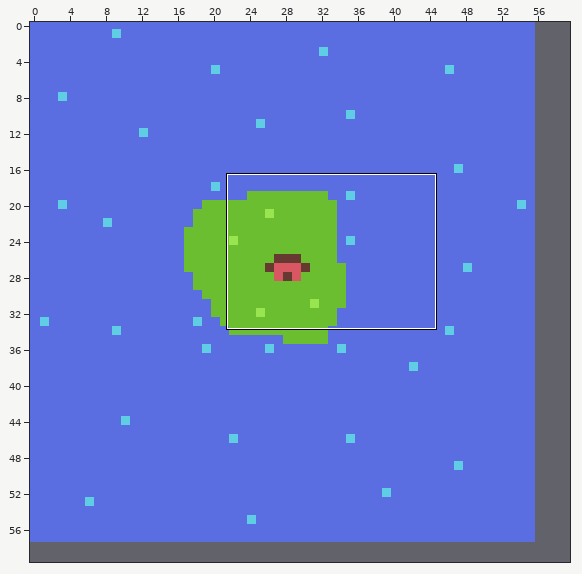
Level history. Tiled map: Assets/tilemaps/first_draft.tmx. The picture above shows the old version from afar; the outline marks the close-up.
Close-up. Earlier state:
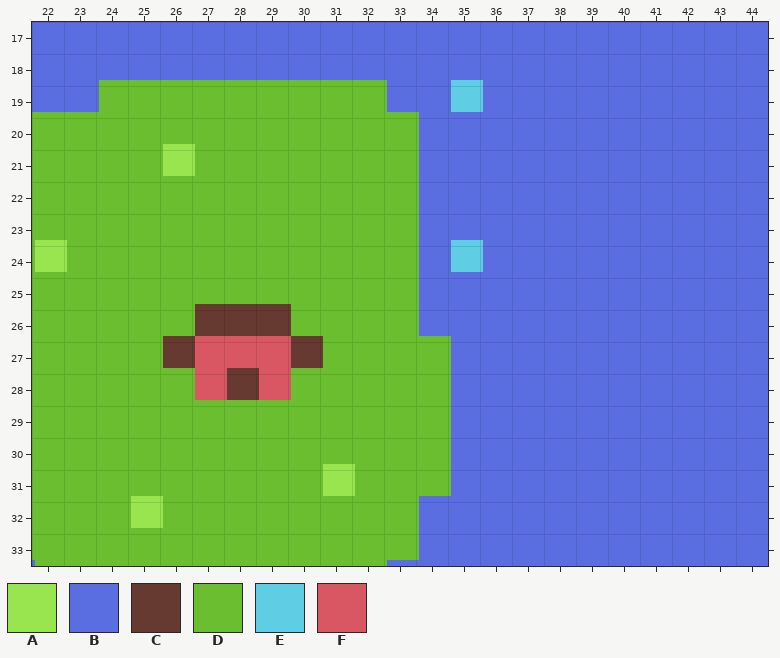
Cells are 16x16 px. Shown: x 22..44, y 17..33. Layer "Tile Layer 1" is drawn -62,-35 px off the grid.
Key: from "spritesheet": A 0, B 3, C 7, D 8, E 10, F 14.
_ is an empty cell.
Layer "Tile Layer 1" before, first column x 22:
17 BBBBBBBBBBBBBBBBBBBBBBB
18 BBBBBBBBBBBBBBBBBBBBBBB
19 BBBBBBBBBBBBBBBBBBBBBBB
20 BBEBBBBBBBBBBBBBBBBBBBB
21 BBBBBBDDDDDDDDDBBEBBBBB
22 BDDDDDDDDDDDDDDDBBBBBBB
23 DDDDDDDDADDDDDDDBBBBBBB
24 DDDDDDDDDDDDDDDDBBBBBBB
25 DDDDDDDDDDDDDDDDBBBBBBB
26 DDDDADDDDDDDDDDDBEBBBBB
27 DDDDDDDDDDDDDDDDBBBBBBB
28 DDDDDDDDDCCCDDDDBBBBBBB
29 DDDDDDDDCFFFCDDDDBBBBBB
30 DDDDDDDDDFCFDDDDDBBBBBB
31 DDDDDDDDDDDDDDDDDBBBBBB
32 BDDDDDDDDDDDDDDDDBBBBBB
33 BBDDDDDDDDDDDADDDBBBBBB
New version:
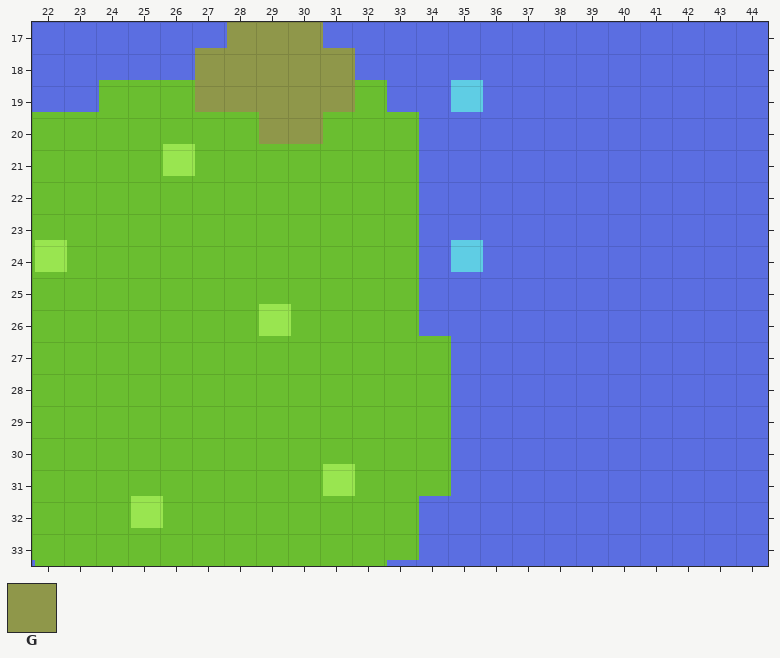
Further tiles: from "spritesheet": G 15.
Edits made:
Changed rows in their new state; . is an unchanged cell.
Layer "Tile Layer 1":
first column x 31:
19 .GGG.
20 GGGGG
21 GGGGG
22 ..GG.
first column x 30:
28 .DDA.
29 DDDDD
30 .DDD.
Changed places in both close-ups, as pixel boxes (x1, y1, x2, y2):
changed: (195, 22, 355, 144)
changed: (163, 304, 323, 400)
